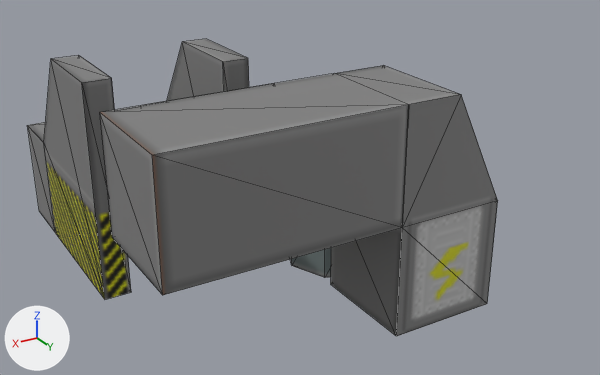
The Blender file ar_machines/src/main/resources/assets/armachines/multiblock/rollingmachine.blend as it was, and as the next commit left it.
Before and after are seen from a 50 mm lens placed at (4.7, 4.61, 2.85), pointed at (1.02, -1.53, -0.22). The lights are fixed; the arrows at lower left show +X, +Y and +Z. The picture after the commit comes second. Mesh edges are drawn as thin lines.

In view in the first picture: 'Hull'.
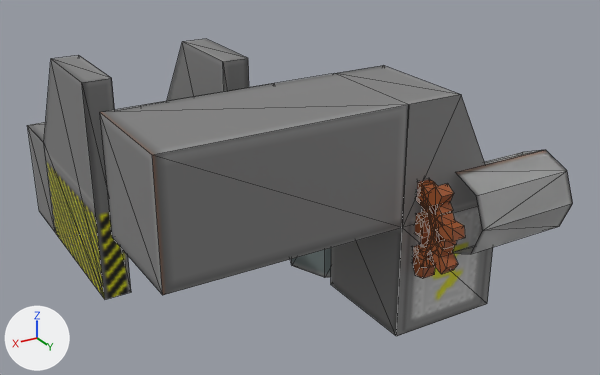
Location of each change, [x1, y1, x2, y2] in pixels of the pictures (600 x 375 px):
```json
{"object": "Roller3", "change": "shown", "after": [413, 150, 573, 267]}
{"object": "Roller1", "change": "shown", "after": [413, 184, 465, 278], "on screen": "brown"}
{"object": "Roller2", "change": "shown", "after": [413, 184, 455, 268], "on screen": "brown"}
```

Scene script edits in JSON lines:
```json
{"op": "remove", "block": "ob_roller1", "code": "ob_roller1.hide_set(True)"}
{"op": "remove", "block": "ob_roller2", "code": "ob_roller2.hide_set(True)"}
{"op": "remove", "block": "ob_roller3", "code": "ob_roller3.hide_set(True)"}
```
